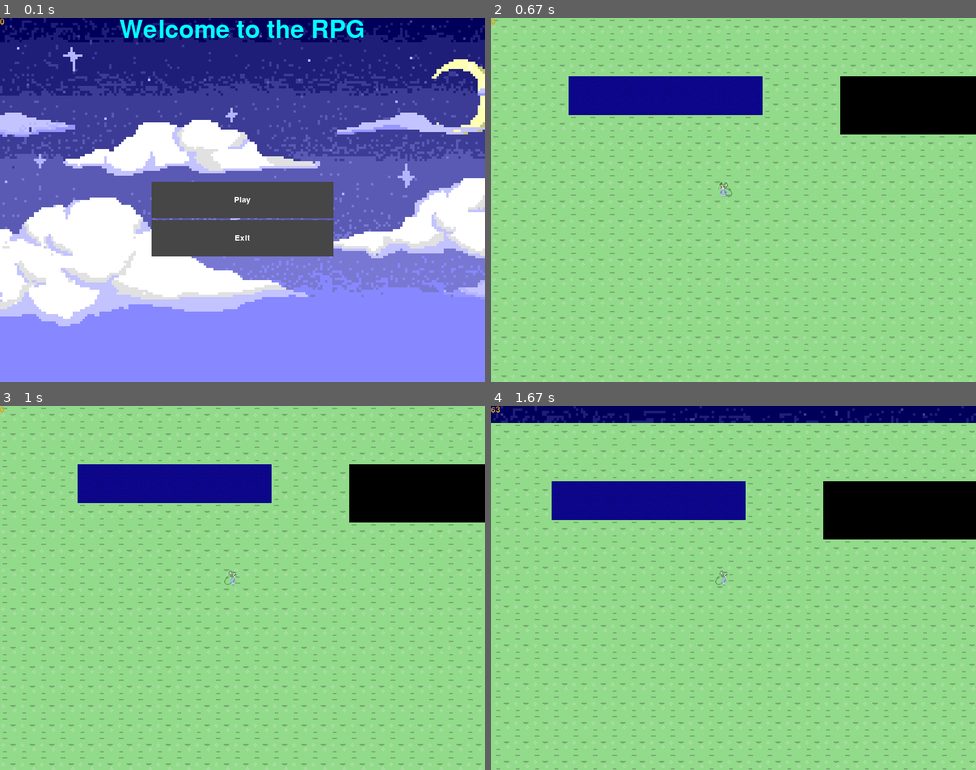
Above: before the commit, frames 1-4 (two rows, left to right).
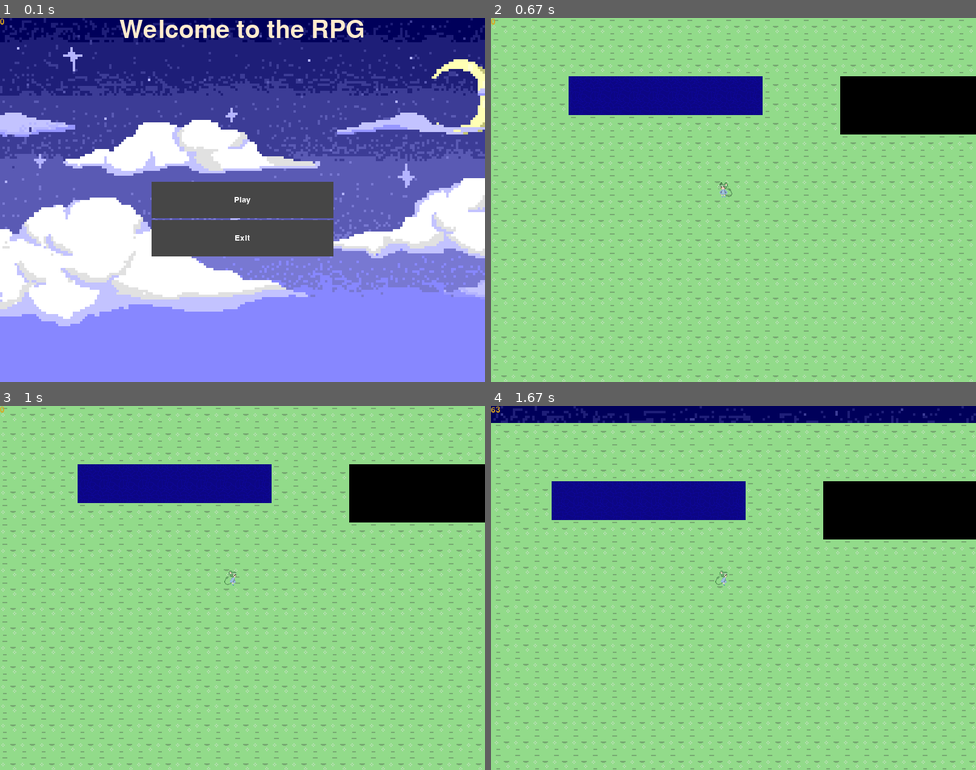
Above: after the commit, the same moments.

Repository: Syliel/PygameRPG
Game: pygame game, started from main.py
Same seed, same stepped clock (60 frames per second), same inputs: the game is played once before the commit and once after it.
Inputs (mouse positions are in pixels of both pictures, inside the frame that each line leads up to):
- Up to frame 1 (0.1 s): no input
- Up to frame 2 (0.67 s): click (733, 200) at 0.38 s
- Up to frame 3 (1 s): hold D from 0.67 s (still down); move the mouse to (223, 602) at 0.7 s
- Up to frame 4 (1.67 s): release D at 1.13 s; hold W 1.17-1.47 s; hold D from 1.5 s (still down)

The runs differ from the first frame. In frame 1, 1.1% of the frame differs, in the area x 24-75%, y 0-6%; in frame 2, nothing differs; in frame 3, nothing differs; in frame 4, nothing differs.

Commit message:
Adding Textures

Diff:
--- a/main.py
+++ b/main.py
@@ -83,7 +83,7 @@
 btnExit.Top = btnPlay.Top + btnExit.Height + 3
 btnExit.Command = Exit
 
-menuTitle = Menu.Text(text = "Welcome to the RPG", color = Color.Cyan, font = Font.Large)
+menuTitle = Menu.Text(text = "Welcome to the RPG", color = Color.BlanchedAlmond, font = Font.Large)
 menuTitle.Left , menuTitle.Top = window_width / 2 - menuTitle.Width / 2, 0
 
 logo = Menu.Image(bitmap = logo_img)
--- a/scripts/textures.py
+++ b/scripts/textures.py
@@ -24,7 +24,9 @@
         return surface
 
     Grass = Load_Texture("/home/syliel/pygamerpg/textures/haileygrass.png", Size)
-    Stone = Load_Texture("/home/syliel/pygamerpg/textures/stone.png", Size)
+    Stone = Load_Texture("/home/syliel/pygamerpg/textures/stone1.png", Size)
     Water = Load_Texture("/home/syliel/pygamerpg/textures/water.png", Size)
 
+
+
     Texture_Tags = {"1" : Grass, "2": Stone, "3" : Water}
Binary file added: textures/Tree.png
Binary file added: textures/stone1.png
